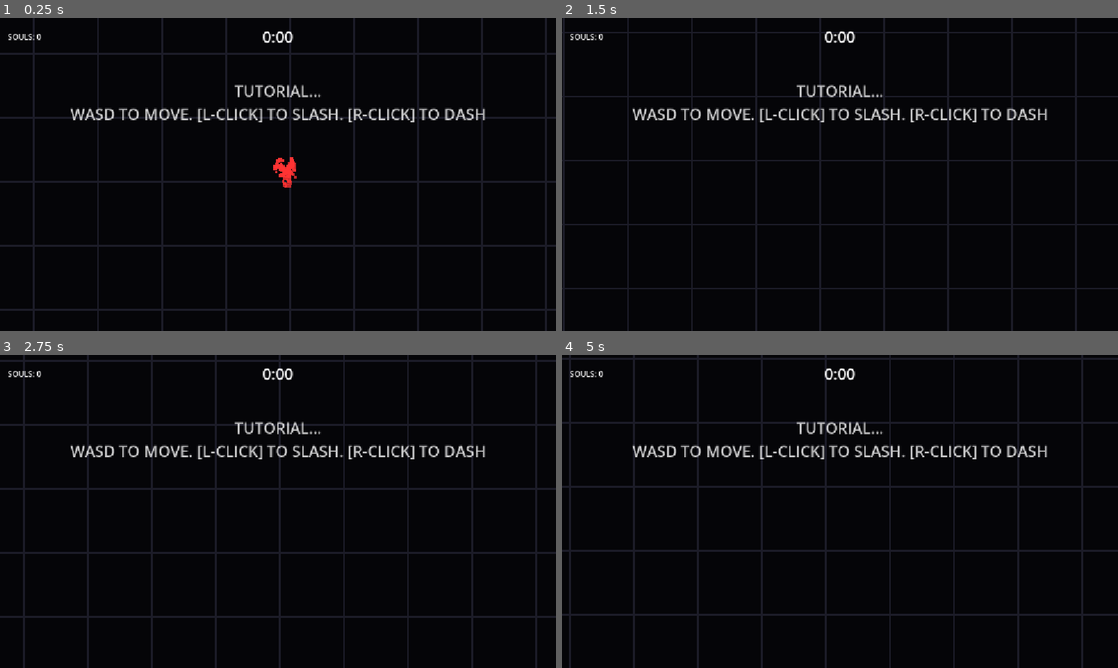
Above: before the commit, frames 1-4 (two rows, left to right).
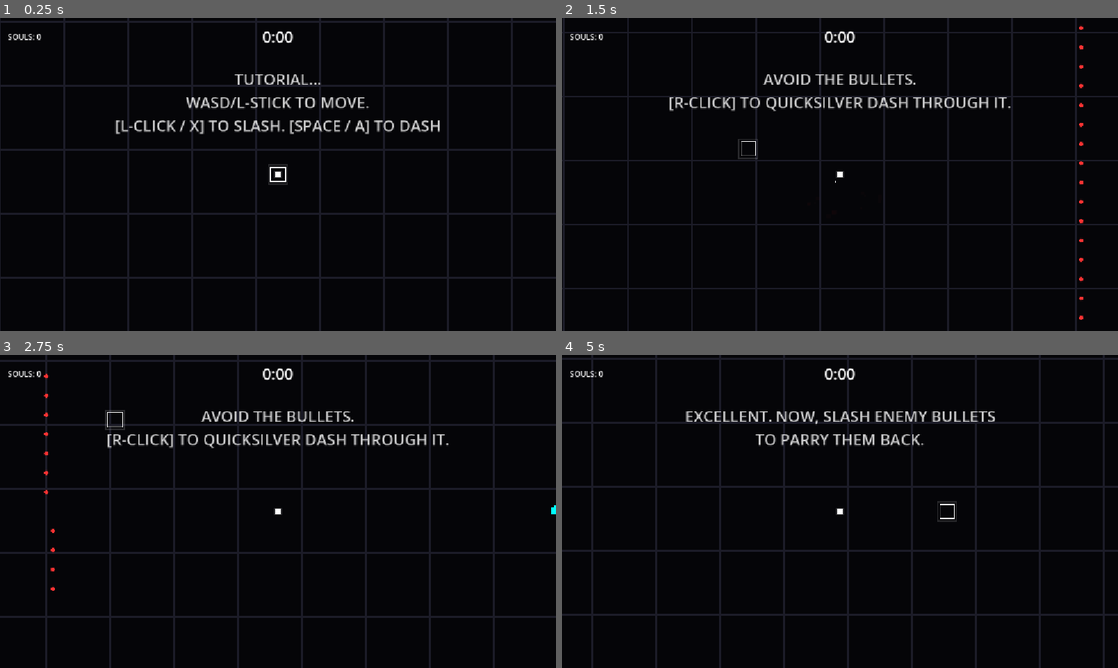
Above: after the commit, the same moments.

Repository: AnonymousXavier/ink-void
Game: Godot game, scene res://Scenes/tutorial.tscn
Same seed, same stepped clock (60 frames per second), same inputs: the game is played once before the commit and once after it. This scene is started directly instead of the project's main scene.
Inputs (mouse positions are in pixels of both pictures, inside the frame that each line leads up to):
- Up to frame 1 (0.25 s): no input
- Up to frame 2 (1.5 s): move the mouse to (962, 158) at 0.52 s; hold Right (move_right) 0.53-1.28 s; hold Space (parry) 0.53-1.28 s; tap Shift (dash) at 0.6 s; move the mouse to (728, 190) at 1.27 s; hold Down (move_down) from 1.28 s (still down); tap Space (parry) at 1.35 s
- Up to frame 3 (2.75 s): tap Shift (dash) at 1.55, 2.1 s; move the mouse to (333, 442) at 2.02 s; release Down (move_down) at 2.03 s; hold Right (move_right) from 2.03 s (still down); hold Space (parry) from 2.03 s (still down)
- Up to frame 4 (5 s): move the mouse to (812, 574) at 2.77 s; release Right (move_right) at 2.78 s; release Space (parry) at 2.78 s; hold Up (move_up) 2.78-3.53 s; tap Space (parry) at 2.85, 4.35 s; tap Shift (dash) at 3.05, 3.6, 4.55 s; move the mouse to (1006, 558) at 3.52 s; hold Space (parry) 3.53-4.28 s; hold Left (move_left) from 3.53 s (still down); move the mouse to (673, 464) at 4.27 s

The runs differ from the first frame. In frame 1, 16% of the frame differs, in the area x 0-100%, y 0-100%; in frame 2, 3.4%; in frame 3, 9.0%; in frame 4, 9.2%.
Error before the commit: Invalid access to property or key '(0, 0)' on a base object of type 'Dictionary[Vector2i, Array]'. (res://Systems/entity_manager.gd:56)

Commit message:
Tutorial Parry and States Bug

Diff:
--- a/AutoLoads/Factories.gd
+++ b/AutoLoads/Factories.gd
@@ -139,70 +139,99 @@
 	for id in range(number_of_bullets):
 		var current_bullet_id = start_id + id
 
-		# Instantiate the memory ONCE and store it in the main dictionaries permanently
-		entity_manager.transform_components[current_bullet_id] = TransformData.new()
-		entity_manager.render_components[current_bullet_id] = RenderingData.new()
-		entity_manager.meele_components[current_bullet_id] = MeeleData.new()
-		entity_manager.velocity_components[current_bullet_id] = VelocityData.new()
+		# Store them ONLY in the INACTIVE dictionaries so systems ignore them!
+		entity_manager.inactive_bullet_entities.append(current_bullet_id)
+		entity_manager.inactive_bullet_transform_components[current_bullet_id] = TransformData.new()
+		entity_manager.inactive_bullet_render_components[current_bullet_id] = RenderingData.new()
+		entity_manager.inactive_bullet_meele_components[current_bullet_id] = MeeleData.new()
+		entity_manager.inactive_bullet_velocity_components[current_bullet_id] = VelocityData.new()
 
 		var alignmentData = AlignmentData.new()
 		alignmentData.alignment = Enums.ALIGNMENTS.PLAYER
-		entity_manager.alignment_components[current_bullet_id] = alignmentData
-
-		entity_manager.is_a_bullet[current_bullet_id] = true
-
-		# Add the ID to the waiting list
-		entity_manager.inactive_bullet_entities.append(current_bullet_id)
+		entity_manager.inactive_bullet_alignment_components[current_bullet_id] = alignmentData
 
 	entity_manager.next_entity_id += number_of_bullets
 
 func spawn_bullet(pos: Vector2, direction: Vector2, damage: float, target_id: int, speed: float, bullet_color: Color = Color("ff0033")):
 	var entity_manager: EntityManager = SceneInstances.entity_manager
 
-	# 1. Grab an available ID
 	var bullet_id = entity_manager.inactive_bullet_entities.pop_back()
 
-	# 2. Safety fallback if the pool runs empty
-	if bullet_id == null:
+	var transformData: TransformData
+	var renderingData: RenderingData
+	var meeleData: MeeleData
+	var velocityData: VelocityData
+	var alignment_dta: AlignmentData
+
+	if bullet_id != null:
+		# Pull the memory references safely out of the dormant pool
+		transformData = entity_manager.inactive_bullet_transform_components[bullet_id]
+		renderingData = entity_manager.inactive_bullet_render_components[bullet_id]
+		meeleData = entity_manager.inactive_bullet_meele_components[bullet_id]
+		velocityData = entity_manager.inactive_bullet_velocity_components[bullet_id]
+		alignment_dta = entity_manager.inactive_bullet_alignment_components[bullet_id]
+
+		# Erase them from the inactive list
+		entity_manager.inactive_bullet_transform_components.erase(bullet_id)
+		entity_manager.inactive_bullet_render_components.erase(bullet_id)
+		entity_manager.inactive_bullet_meele_components.erase(bullet_id)
+		entity_manager.inactive_bullet_velocity_components.erase(bullet_id)
+		entity_manager.inactive_bullet_alignment_components.erase(bullet_id)
+	else:
+		# Emergency fallback if pool is empty
 		bullet_id = entity_manager.next_entity_id
 		entity_manager.next_entity_id += 1
-		entity_manager.is_a_bullet[bullet_id] = true
-		entity_manager.transform_components[bullet_id] = TransformData.new()
-		entity_manager.render_components[bullet_id] = RenderingData.new()
-		entity_manager.meele_components[bullet_id] = MeeleData.new()
-		entity_manager.velocity_components[bullet_id] = VelocityData.new()
-		entity_manager.alignment_components[bullet_id] = AlignmentData.new()
-
-	# 3. Overwrite the existing dormant data (Zero Memory Allocation!)
-	entity_manager.transform_components[bullet_id].position = pos
-
-	var velocityData = entity_manager.velocity_components[bullet_id]
+		transformData = TransformData.new()
+		renderingData = RenderingData.new()
+		meeleData = MeeleData.new()
+		velocityData = VelocityData.new()
+		alignment_dta = AlignmentData.new()
+
+	# Push to active arrays
+	entity_manager.active_entities.append(bullet_id)
+	entity_manager.is_a_bullet[bullet_id] = true
+	entity_manager.add_entity_to_a_chunk(pos, bullet_id)
+
+	entity_manager.transform_components[bullet_id] = transformData
+	entity_manager.render_components[bullet_id] = renderingData
+	entity_manager.meele_components[bullet_id] = meeleData
+	entity_manager.velocity_components[bullet_id] = velocityData
+	entity_manager.alignment_components[bullet_id] = alignment_dta
+
+	# Modify the data
+	transformData.position = pos
 	velocityData.direction = direction
 	velocityData.speed = speed
-
-	var meeleData = entity_manager.meele_components[bullet_id]
 	meeleData.damage = damage
 	meeleData.target_id = target_id
-
-	entity_manager.alignment_components[bullet_id].alignment = Enums.ALIGNMENTS.PLAYER
-
-	var renderData = entity_manager.render_components[bullet_id]
-	renderData.texture = Cache.textures_dict[Enums.ENTITY_TYPES.BULLET]
-	renderData.modulate = bullet_color
-
-	# 4. Push the ID to the active processing loops
-	entity_manager.active_entities.append(bullet_id)
-	entity_manager.add_entity_to_a_chunk(pos, bullet_id)
+	alignment_dta.alignment = Enums.ALIGNMENTS.PLAYER
+	renderingData.texture = Cache.textures_dict[Enums.ENTITY_TYPES.BULLET]
+	renderingData.modulate = bullet_color
 
 func despawn_bullet(bullet_id: int):
 	var entity_manager = SceneInstances.entity_manager
 
-	# 1. Remove from active spatial chunking
-	var pos = entity_manager.transform_components[bullet_id].position
-	entity_manager.rmeove_entity_from_chunk(pos, bullet_id)
-
-	# 2. Stop systems from processing it
+	var transformData = entity_manager.transform_components[bullet_id]
+	var renderingData = entity_manager.render_components[bullet_id]
+	var meeleData = entity_manager.meele_components[bullet_id]
+	var velocityData = entity_manager.velocity_components[bullet_id]
+	var alignmentData = entity_manager.alignment_components[bullet_id]
+
+	entity_manager.rmeove_entity_from_chunk(transformData.position, bullet_id)
+
+	# Transfer the memory references BACK to the inactive dicts
+	entity_manager.inactive_bullet_entities.append(bullet_id)
+	entity_manager.inactive_bullet_transform_components[bullet_id] = transformData
+	entity_manager.inactive_bullet_render_components[bullet_id] = renderingData
+	entity_manager.inactive_bullet_alignment_components[bullet_id] = alignmentData
+	entity_manager.inactive_bullet_meele_components[bullet_id] = meeleData
+	entity_manager.inactive_bullet_velocity_components[bullet_id] = velocityData
+
+	# ERASE them from the main list so systems stop processing them!
 	entity_manager.active_entities.erase(bullet_id)
-
-	# 3. Return ID to the pool (We DO NOT erase the components!)
-	entity_manager.inactive_bullet_entities.append(bullet_id)
+	entity_manager.is_a_bullet.erase(bullet_id)
+	entity_manager.transform_components.erase(bullet_id)
+	entity_manager.render_components.erase(bullet_id)
+	entity_manager.meele_components.erase(bullet_id)
+	entity_manager.velocity_components.erase(bullet_id)
+	entity_manager.alignment_components.erase(bullet_id)
--- a/Scenes/main_menu.tscn
+++ b/Scenes/main_menu.tscn
@@ -8,5 +8,6 @@
 script = ExtResource("1_16hvj")
 
 [node name="BG" parent="." unique_id=459772523 instance=ExtResource("2_vr1f0")]
+z_index = -2
 
 [node name="MainMenuUIManager" parent="." unique_id=1258719095 instance=ExtResource("3_5egv6")]
--- a/Systems/ParticlesSystem.gd
+++ b/Systems/ParticlesSystem.gd
@@ -45,7 +45,7 @@
 		p.process_material = mat
 
 		p.top_level = false
-		p.z_index = true
+
 		p.process_material = mat
 
 		# Create a solid 3x3 white square image buffer
--- a/Systems/TutorialSystem.gd
+++ b/Systems/TutorialSystem.gd
@@ -18,7 +18,7 @@
 	style.font_color = Color(1, 1, 1, 0.8)
 	instruction_label.label_settings = style
 	instruction_label.horizontal_alignment = HORIZONTAL_ALIGNMENT_CENTER
-	instruction_label.text = "TUTORIAL...\nWASD TO MOVE. [L-CLICK] TO SLASH. [R-CLICK] TO DASH"
+	instruction_label.text = "TUTORIAL...\nWASD/L-STICK TO MOVE.\n[L-CLICK / X] TO SLASH. [SPACE / A] TO DASH"
 
 	var canvas = CanvasLayer.new()
 	canvas.add_child(instruction_label)
@@ -42,7 +42,7 @@
 	match current_phase:
 		Phase.WELCOME:
 			if input.direction != Vector2.ZERO: has_moved = true
-			if input.fire_pressed: has_slashed = true
+			if input.parry_pressed: has_slashed = true # <--- FIXED TO PARRY_PRESSED
 
 			if has_moved and has_slashed:
 				_transition_to_dash_test()
@@ -55,9 +55,9 @@
 
 		Phase.DASH_FAILED:
 			# Explicit retry loop
-			instruction_label.text = "FAILED. YOU ARE ONLY INVINCIBLE WHILE DASHING.\n[L-CLICK ] TO TRY AGAIN."
-			if input.fire_pressed:
-				input.fire_pressed = false # Consume the input
+			instruction_label.text = "FAILED. YOU ARE ONLY INVINCIBLE WHILE DASHING.\n[L-CLICK / RT] TO TRY AGAIN."
+			if input.parry_pressed: # <--- FIX HERE
+				input.parry_pressed = false # Consume the input
 				_transition_to_dash_test()
 
 		Phase.PARRY_TEST:
@@ -65,9 +65,9 @@
 
 		Phase.PARRY_FAILED:
 			# Explicit retry loop
-			instruction_label.text = "FAILED. SLASH THE BULLET BEFORE IT HITS YOU.\n[ L-CLICK ] TO TRY AGAIN."
-			if input.fire_pressed:
-				input.fire_pressed = false # Consume the input
+			instruction_label.text = "FAILED. SLASH THE BULLET BEFORE IT HITS YOU.\n[ L-CLICK / RT] TO TRY AGAIN."
+			if input.parry_pressed: # <--- FIX HERE
+				input.parry_pressed = false # Consume the input
 				_transition_to_parry_test()
 
 		Phase.COMPLETE:
--- a/Systems/entity_manager.gd
+++ b/Systems/entity_manager.gd
@@ -51,9 +51,13 @@
 
 	cluster_hash[chunk_id].append(id)
 
-func rmeove_entity_from_chunk(pos: Vector2i, id: int):
+func rmeove_entity_from_chunk(pos: Vector2, id: int):
+	# Using Vector2 for 'pos' ensures the math matches your update_chunk_map_for function exactly
 	var chunk_id = Vector2i(pos / Constants.CHUNK_SIZE)
-	cluster_hash[chunk_id].erase(id)
+
+	# SAFETY CHECK: Only try to erase if the chunk actually exists!
+	if cluster_hash.has(chunk_id):
+		cluster_hash[chunk_id].erase(id)
 
 func update_chunk_map_for(prev_position: Vector2, entity_id: int):
 	var entity_transform_data = transform_components[entity_id]
--- a/Systems/rendering_system.gd
+++ b/Systems/rendering_system.gd
@@ -4,8 +4,7 @@
 var screen_center: Vector2
 var has_spawned_overlay: bool
 
-func _ready() -> void:
-	z_index = -1
+
 
 func update() -> void:
 	if not has_spawned_overlay and Cache.is_ready:
@@ -155,10 +154,7 @@
 
 			draw_string(default_font, prompt_pos, prompt, HORIZONTAL_ALIGNMENT_CENTER, -1, prompt_font_size, pulse_color)
 
-	if not (get_tree().current_scene and get_tree().current_scene.name == "World"):
-		return
-
-	# PARRY SLASH ARC (Detached Flying Crescent)
+		# PARRY SLASH ARC (Detached Flying Crescent)
 	if player_id != -1 and player_id in SceneInstances.entity_manager.transform_components:
 		var parry = SceneInstances.entity_manager.parry_components.get(player_id)
 		var input = SceneInstances.entity_manager.player_input_data
@@ -233,6 +229,9 @@
 			# Draw the flying blade!
 			if head_angle > tail_angle + 0.01:
 				draw_polygon(points, PackedColorArray([slash_color]))
+
+	if not (get_tree().current_scene and get_tree().current_scene.name == "World"):
+		return
 
 	# ==========================================
 	# THE PLAYER OVERHEAD HUD (Health, Parry, Dash)
--- a/Systems/splatter_canvas.gd
+++ b/Systems/splatter_canvas.gd
@@ -6,8 +6,6 @@
 var max_blood: int = 5000
 
 func _ready() -> void:
-	z_index = -1
-
 	graveyard_multimesh = MultiMesh.new()
 	graveyard_multimesh.mesh = QuadMesh.new() # The 1x1 geometry
 	graveyard_multimesh.transform_format = MultiMesh.TRANSFORM_2D
